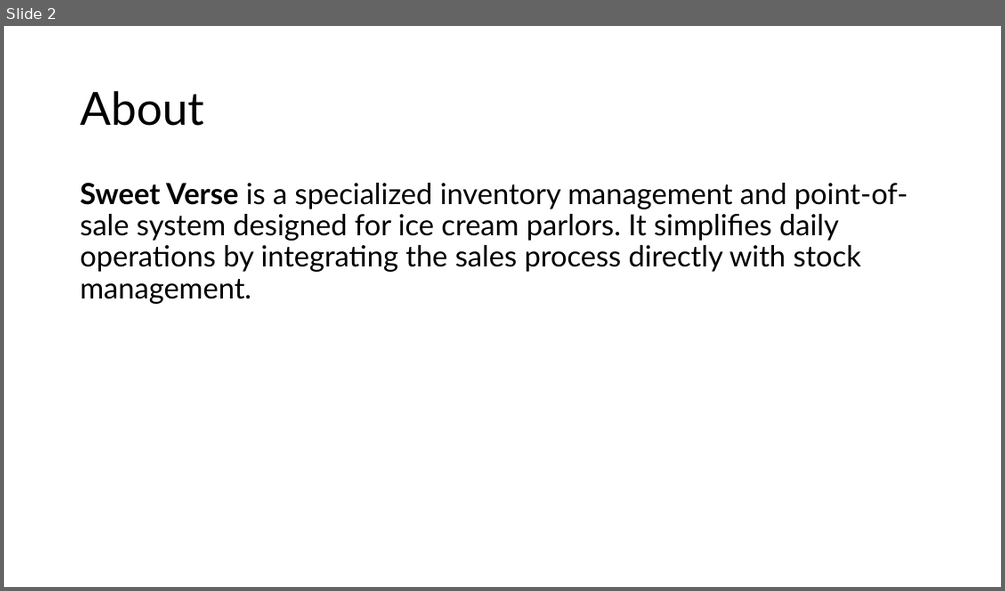
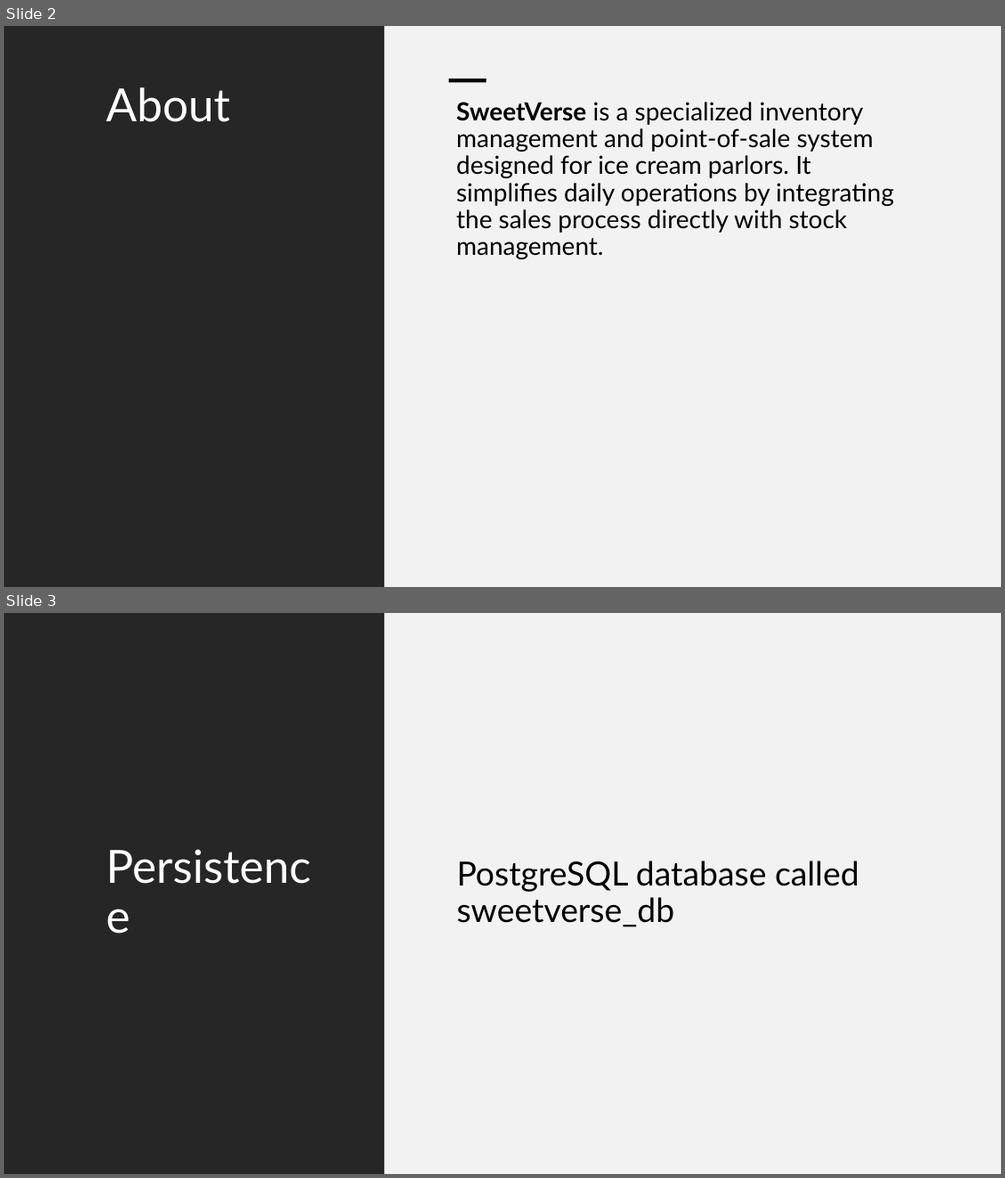
Before and after one commit to 251027-Java/P0GundavelliH, a slide deck: SweetVerse_Presentation.pptx. Shown one above the other, each under a label of ours: slide 2 before the commit, slides 2 and 3 after it. The pictures are 1005x591 and 1005x1178 pixels, drawn with LibreOffice and Linux fonts; fonts in the diff are those of the drawing. Boxes give left, top, right and bottom in pixels: in the first picture for what was removed or moved away, otherwise in the second. Text is boxed around its words. In the diff, an @@ line names an element or a change of style, - is before the commit and + after.

```diff
--- a/SweetVerse_Presentation.pptx
+++ b/SweetVerse_Presentation.pptx
@@ slide 3 added at <box>4,613,1001,1174</box>, background #FFFFFF @@
@@ rectangle added at <box>4,613,385,1174</box>, fill #262626 @@
@@ rectangle added at <box>385,613,1001,1174</box>, fill #F2F2F2 @@
@@ title added at <box>98,666,335,1121</box>, 44 pt, text #FFFFFF @@
+Persistence
@@ text added at <box>457,860,859,927</box>, 32 pt, text #000000 @@
+PostgreSQL database called sweetverse_db
@@ slide 2 changed as well @@
@@ rectangle added at <box>4,26,385,587</box>, fill #262626 @@
@@ rectangle added at <box>385,26,1001,587</box>, fill #F2F2F2 @@
@@ title "About": place and size @@
-title "About" at <box>80,91,203,126</box>
+title "About" at <box>106,87,230,122</box>
@@ title "About" at <box>106,87,230,122</box>: text colour #000000 to #FFFFFF; vertical alignment middle to top @@
@@ rectangle added at <box>449,79,486,82</box>, fill #000000 @@
@@ text at <box>456,102,894,259</box>: text changed; size 28 to 24 pt @@
-Sweet Verse is a specialized inventory management and point-of-sale system designed for ice cream parlors. It simplifies daily operations by integrating the sales process directly with stock management.
+SweetVerse is a specialized inventory management and point-of-sale system designed for ice cream parlors. It simplifies daily operations by integrating the sales process directly with stock management.
```
Also in this commit, not shown: 5 other slides changed.
